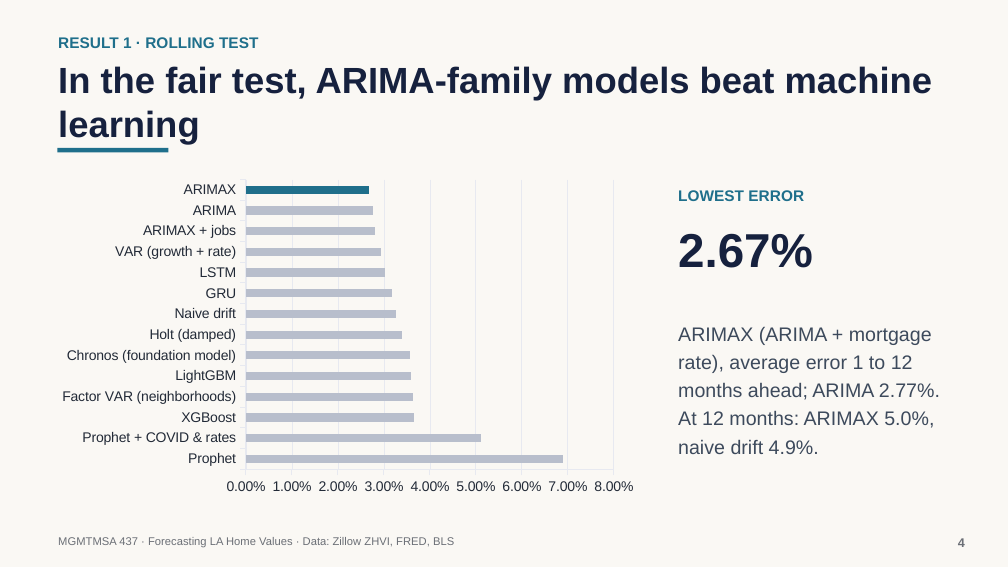
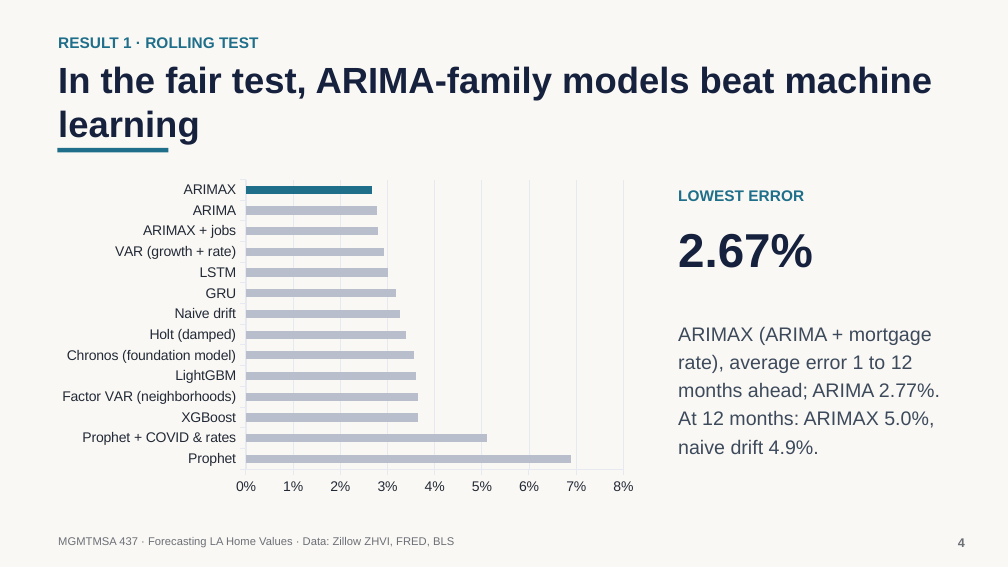
Before and after one commit to neiltd/la-housing-forecast, a slide deck: slide 4 of slides/LA_home_values_slides.pptx. Drawn at 1008x567 pixels with LibreOffice and Linux fonts; fonts in the diff are those of the drawing. Boxes give left, top, right and bottom in pixels: in the first picture for what was removed or moved away, otherwise in the second. Text is boxed around its words. In the diff, an @@ line names an element or a change of style, - is before the commit and + after.

```diff
--- a/slides/LA_home_values_slides.pptx
+++ b/slides/LA_home_values_slides.pptx
@@ bar chart at <box>50,173,645,502</box> @@
@@ value axis changed @@
```
Also in this commit, not shown: 1 other file.
